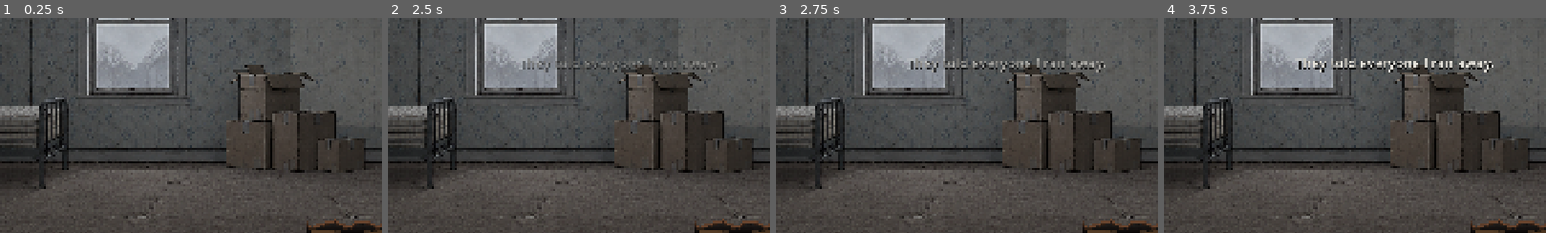
Above: before the commit, frames 1-4 (left to right).
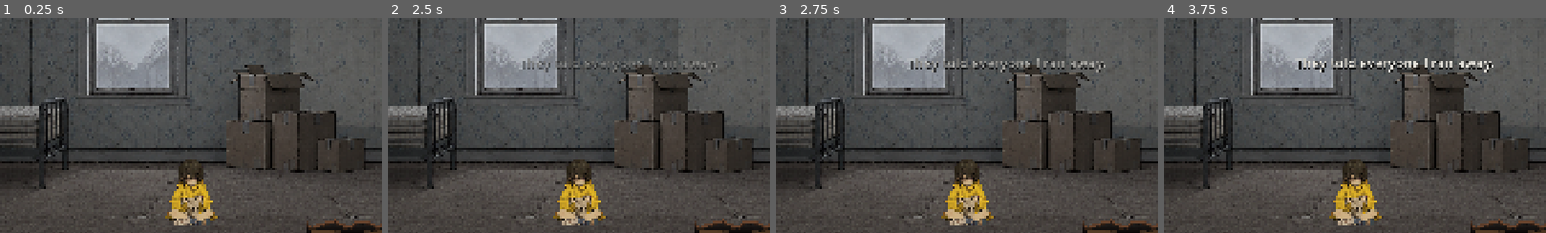
Above: after the commit, the same moments.

Repository: narasimhareddyvalam/walker-houseghost-narasimha-v
Game: Godot game, scene res://scenes/Bedroom.tscn
Two runs of this game, one before a commit and one after it. Both use one fixed random seed, a clock stepped at 60 frames per second and the inputs below. Sound files missing from this copy of the repository are replaced by a short silence.
Inputs:
- Up to frame 1 (0.25 s): no input
- Up to frame 2 (2.5 s): hold E (contact) 0.53-1.28 s; hold Right (move_right) 0.53-2.03 s; tap Space (jump) at 0.77, 1.07, 1.52, 1.82 s; tap Enter at 1.25 s; tap F (flip_world) at 1.35 s; hold Left (move_left) from 2.03 s (still down); hold E (contact) from 2.03 s (still down)
- Up to frame 3 (2.75 s): keep holding Left (move_left); keep holding E (contact)
- Up to frame 4 (3.75 s): release Left (move_left) at 2.78 s; release E (contact) at 2.78 s; hold Right (move_right) from 2.78 s (still down); tap F (flip_world) at 2.85 s; tap Space (jump) at 3.02, 3.32 s; tap R (restart) at 3.5 s; hold E (contact) from 3.53 s (still down)
The pictures show only the part of the screen within x 20-70%, y 40-90%; the shares and areas given below are measured in that part.

The runs differ from the first frame. In frame 1, 2.3% of the frame differs, in the area x 43-57%, y 65-97%; in frame 2, 2.3%; in frame 3, 2.3%; in frame 4, 2.3%.

Commit message:
Make walking look like travel, and put her on screen from the first frame
He appeared not to be moving, and he was: a probe driving the real
input showed him crossing 722, 847, 967, 1087 at full speed with the
cycle running. The fault was that the camera follows him while the
three room tiles are identical, so the background repeated exactly and
he read as walking on the spot. The middle room is now mirrored, which
breaks the repetition and gives the walk somewhere to have gone.

She was also absent from the opening. Her visibility was driven by the
flip signal, which the opening sets up without emitting, so the first
thing the player saw was an empty grey room rather than a living child
sitting in it with a ghost overhead. She is now there from the first
frame, which is the image the whole opening exists to deliver.

Known limitation: mirroring the middle room puts two doors adjacent at
the tile seam. It reads as a double doorway rather than an error, and
is preferable to a background that repeats exactly.

Co-Authored-By: Claude Opus 5 (1M context) <noreply@anthropic.com>

Diff:
--- a/godot/scenes/Bedroom.tscn
+++ b/godot/scenes/Bedroom.tscn
@@ -60,7 +60,7 @@
 
 [node name="RoomMemory1" type="Sprite2D" parent="WorldRoot"]
 position = Vector2(2880, 540)
-scale = Vector2(1.14833, 1.14833)
+scale = Vector2(-1.14833, 1.14833)
 texture = ExtResource("3_memory")
 
 [node name="RoomMemory2" type="Sprite2D" parent="WorldRoot"]
@@ -77,7 +77,7 @@
 [node name="RoomEmpty1" type="Sprite2D" parent="WorldRoot"]
 visible = false
 position = Vector2(2880, 540)
-scale = Vector2(1.14833, 1.14833)
+scale = Vector2(-1.14833, 1.14833)
 texture = ExtResource("2_empty")
 
 [node name="RoomEmpty2" type="Sprite2D" parent="WorldRoot"]
--- a/godot/scripts/world.gd
+++ b/godot/scripts/world.gd
@@ -134,6 +134,7 @@
 	_apply_world_geometry(true)
 	_player.set_inverted(true)
 	_audio.set_world_inverted(true)
+	_child.visible = true
 	_player.global_position = Vector2(620.0, 265.0)
 	await get_tree().create_timer(2.2).timeout
 
--- a/godot/tests/probe.gd
+++ b/godot/tests/probe.gd
@@ -3,13 +3,11 @@
 	await process_frame
 	var s = load("res://scenes/Bedroom.tscn").instantiate()
 	root.add_child(s)
-	var p = s.get_node("Player"); var m = s.get_node("Meters"); var c = s.get_node("Child")
+	var p = s.get_node("Player"); var c = s.get_node("Child")
+	await create_timer(1.0).timeout
+	print("opening   -> child visible=", c.visible)
 	while not p.controllable: await create_timer(0.2).timeout
-	print("in the memory  -> child visible=", c.visible, " (false: she does not live in his memory)")
-	s.flip(); await create_timer(1.3).timeout
-	print("in the truth   -> child visible=", c.visible, "  pose=", c.texture.resource_path.get_file())
-	m.spend(0,1); await create_timer(0.8).timeout
-	print("one relic      -> pose=", c.texture.resource_path.get_file(), " (child_2 = she looked up)")
-	m.spend(0,2); await create_timer(0.8).timeout
-	print("all three      -> pose=", c.texture.resource_path.get_file(), " (child_3 = she sees you)")
+	print("in memory -> child visible=", c.visible, " (false: she is not in his memory)")
+	s.flip(); await create_timer(1.4).timeout
+	print("in truth  -> child visible=", c.visible)
 	quit()
Not shown, added: evidence/C0-opening-she-is-there.png
Not shown, added: evidence/C1-walking-room-one.png
Not shown, added: evidence/C2-walking-room-two.png
